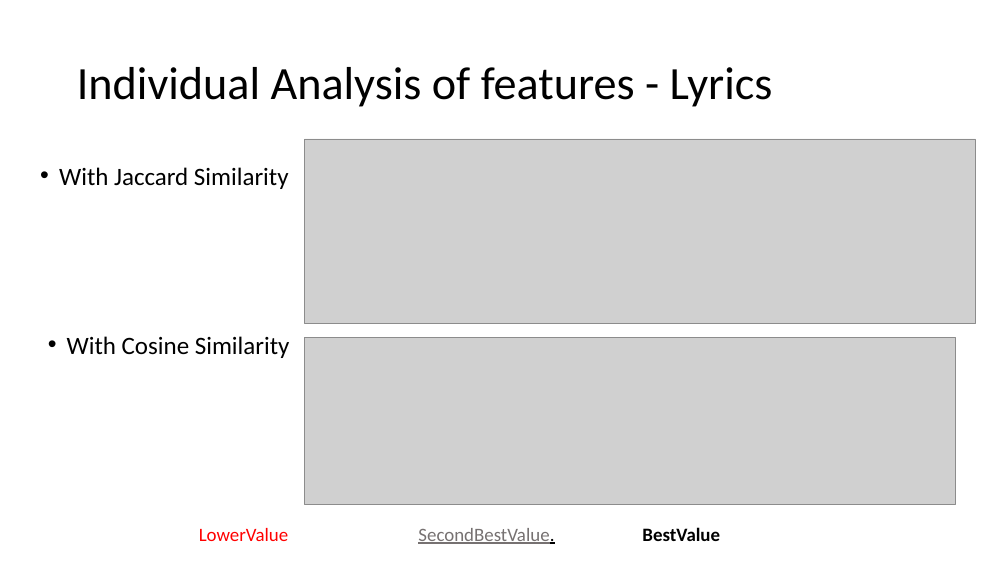
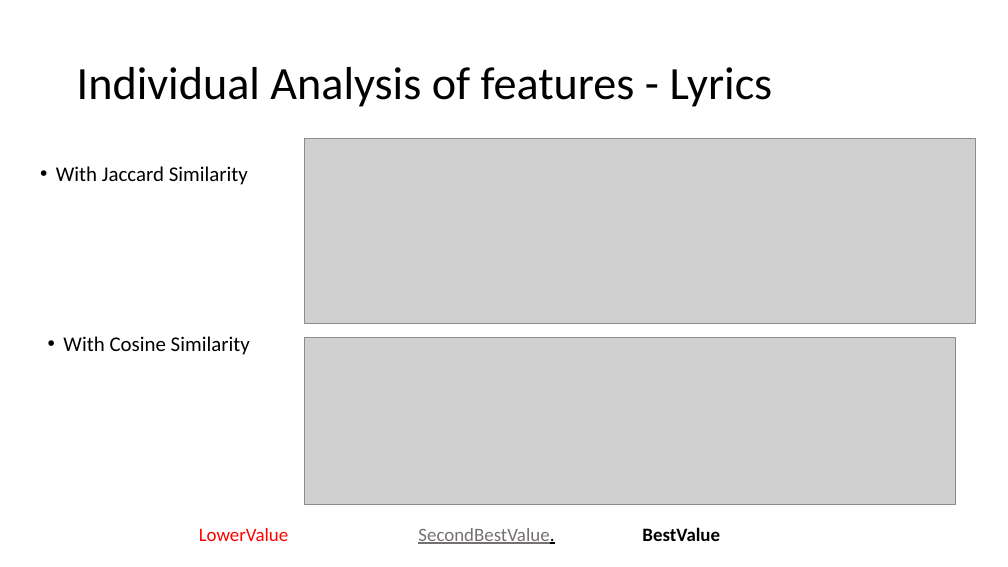
Before and after one commit to mmosc/MMSR, a slide deck: slide 3 of Presentation.pptx. Drawn at 1008x567 pixels with LibreOffice and Linux fonts; fonts in the diff are those of the drawing; grey boxes stand for pictures. Boxes give left, top, right and bottom in pixels: in the first picture for what was removed or moved away, otherwise in the second. Text is boxed around its words. In the diff, an @@ line names an element or a change of style, - is before the commit and + after.

```diff
--- a/Presentation.pptx
+++ b/Presentation.pptx
@@ text "With Jaccard Similarity" at (56, 166, 248, 185): size 23.8 to 19.9 pt; indent changed; line spacing 0.7 to 0.9 @@
@@ text "With Cosine Similarity" at (63, 336, 250, 355): size 23.8 to 19.9 pt; indent changed; line spacing 0.7 to 0.9 @@
```
Also in this commit, not shown: 3 other slides changed.
